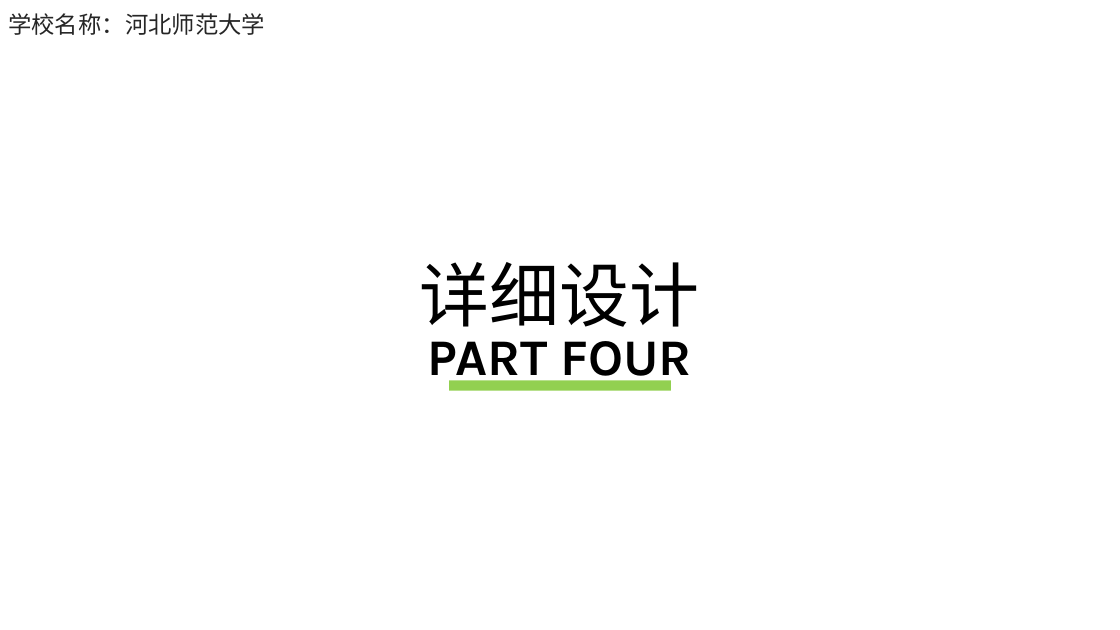
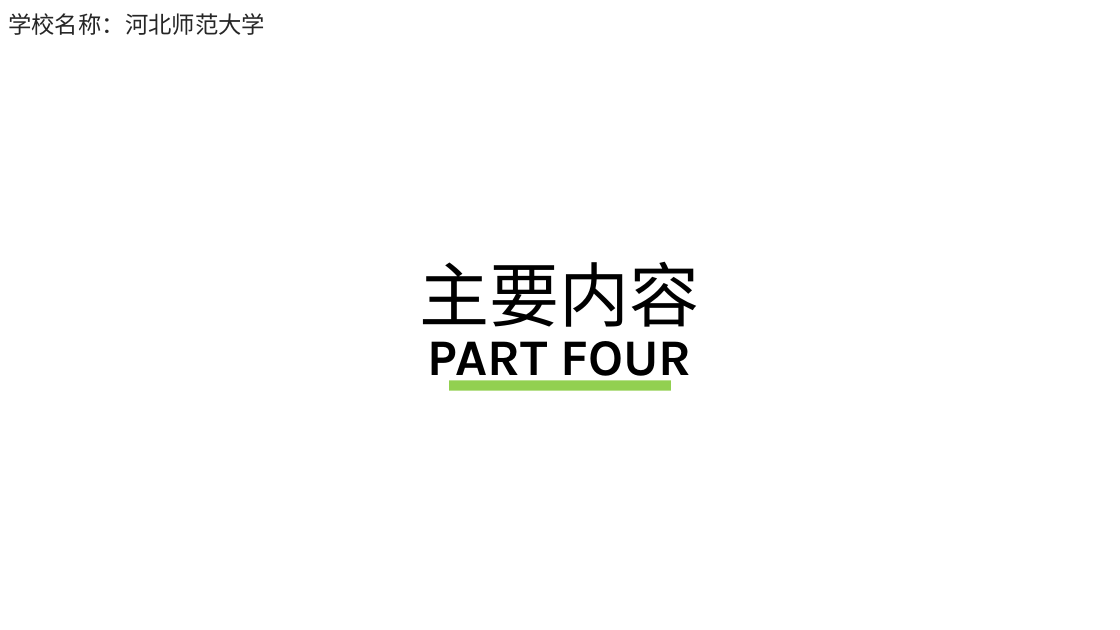
Before and after one commit to electronic-shopping-mall/liuyue, a slide deck: slide 9 of 答辩PPT.pptx (slide 14 before the commit). Drawn at 1120x630 pixels with LibreOffice and Linux fonts; fonts in the diff are those of the drawing; background and template pictures are left out. Boxes give left, top, right and bottom in pixels: in the first picture for what was removed or moved away, otherwise in the second. Text is boxed around its words. In the diff, an @@ line names an element or a change of style, - is before the commit and + after.

Commit message:
详细设计

```diff
--- a/答辩PPT.pptx
+++ b/答辩PPT.pptx
@@ text at [420,261,700,327]: text changed @@
-详细设计
+主要内容
```
Also in this commit, not shown: 2 other slides changed, 2 slides added, 2 slides removed.
